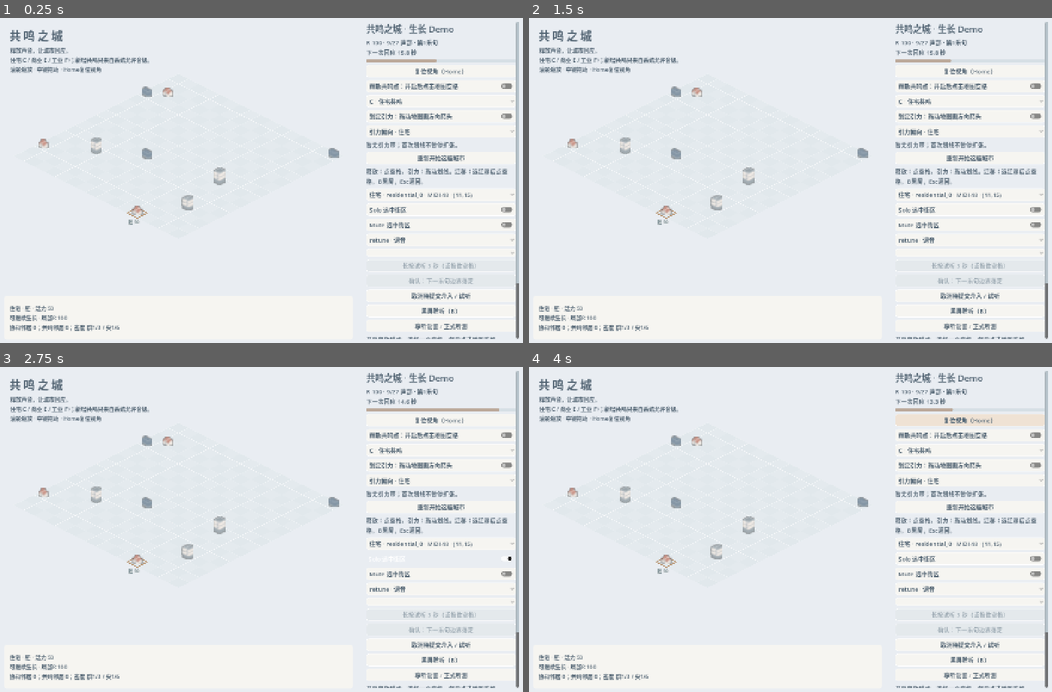
Above: before the commit, frames 1-4 (two rows, left to right).
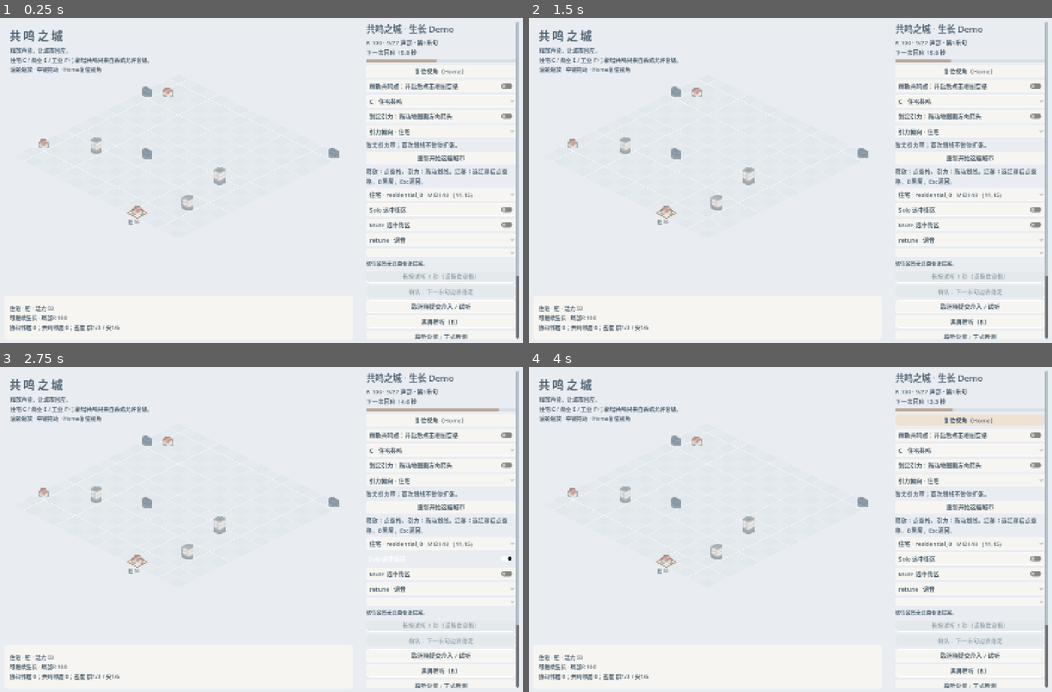
Above: after the commit, the same moments.

Repository: Lbwnb6969/resonance-city
Game: Godot game, scene res://scenes/p0_main.tscn
Two runs of this game, one before a commit and one after it. Both use one fixed random seed, a clock stepped at 60 frames per second and the inputs below.
Inputs:
- Up to frame 1 (0.25 s): no input
- Up to frame 2 (1.5 s): click "重新开始这座城市" at 0.5 s; click "重新开始这座城市" at 1.25 s
- Up to frame 3 (2.75 s): click "Solo 选中街区" at 2 s
- Up to frame 4 (4 s): click "Solo 选中街区" at 2.75 s; click "复位视角（Home）" at 3.5 s

The runs differ from the first frame. In frame 1, 1.5% of the frame differs, in the area x 70-100%, y 74-99%; in frame 2, 1.5%; in frame 3, 1.5%; in frame 4, 1.5%.

Commit message:
UI-002: show immutable proposal gains and costs before audition

Diff:
--- a/scripts/proposals/proposal_preview.gd
+++ b/scripts/proposals/proposal_preview.gd
@@ -14,6 +14,17 @@
 	var model := Model.new(session)
 	model.restore(saved)
 	return model
+
+static func forecast(session: CityInterventions, choice: Dictionary, rendered_frames: int, requested_audio_frame: float) -> Dictionary:
+	var copy := session.fork()
+	var request := copy.request(choice,rendered_frames,requested_audio_frame)
+	if not request["accepted"]: return request
+	var boundary := int(request["frame"])
+	while copy.transport.phrase_frame(copy.phrase_index+1) <= boundary:
+		copy.settle(copy.transport.phrase_frame(copy.phrase_index+1))
+	if copy.last_result.get("choice",{}).get("proposal_id","") != choice.get("proposal_id",""):
+		return {"accepted":false,"reason":"该方案在落定前会失效，请更换目标。"}
+	return {"accepted":true,"commit_boundary":boundary,"result":copy.last_result.duplicate(true)}
 
 static func build(model_saved: Dictionary, renderer_saved: Dictionary, choice: Dictionary, requested_audio_frame: float, listening: bool = false) -> Dictionary:
 	var model := model_from_snapshot(model_saved)
--- a/scripts/ui/p0_main.gd
+++ b/scripts/ui/p0_main.gd
@@ -59,6 +59,8 @@
 var preview_button: Button
 var confirm_button: Button
 var status: Label
+var forecast_summary: Label
+var forecast_key := ""
 var prediction: Label
 
 func _ready() -> void:
@@ -237,6 +239,8 @@
 	target_select.name = "Target"
 	target_select.item_selected.connect(func(_index: int) -> void: _choice_changed())
 	controls.add_child(target_select)
+	forecast_summary = _label("选择方案可查看收益和代价。","ForecastSummary")
+	forecast_summary.add_theme_font_size_override("font_size",14)
 	preview_button = _button("长按试听 3 秒（或按住空格）","Preview")
 	preview_button.button_down.connect(_preview_down)
 	preview_button.button_up.connect(_preview_up)
@@ -405,6 +409,25 @@
 	preview_button.disabled = selected_choice.is_empty()
 	confirm_button.disabled = selected_choice.is_empty()
 	prediction.text = "该街区暂无此类合法提案。" if selected_choice.is_empty() else "长按试听可听未来；确认只在下一乐句生效。"
+	forecast_key = ""
+	_refresh_prediction()
+
+func _refresh_prediction() -> void:
+	if selected_choice.is_empty():
+		forecast_summary.text = "该街区暂无此类合法提案。"
+		return
+	var period := clock.renderer.transport.phrase_frame(1)
+	var on_grid := model.session.is_on_grid(clock.renderer.transport.audible_frame)
+	var key := "%s:%s:%d:%d:%s" % [selected_choice["proposal_id"],JSON.stringify(selected_choice["target"]),model.session.phrase_index,clock.renderer.transport.rendered_frames/period,on_grid]
+	if key == forecast_key: return
+	forecast_key = key
+	var expected := Preview.forecast(model.session,selected_choice,clock.renderer.transport.rendered_frames,clock.renderer.transport.audible_frame)
+	if expected["accepted"]:
+		forecast_summary.text = Presentation.summary(expected["result"])
+		prediction.text = Presentation.describe(expected["result"])["text"]
+	else:
+		forecast_summary.text = expected["reason"]
+		prediction.text = expected["reason"]
 
 func _preview_down() -> void:
 	if selected_choice.is_empty() or black_screen or bool(model.session.lifecycle["ended"]):
@@ -450,6 +473,7 @@
 			status.text = "试听中：真实城市继续计时，松开恢复原混音。"
 		elif want_preview:
 			status.text = result.get("reason","此方案已失效。")
+	if not want_preview and not preview_clock.active: _refresh_prediction()
 	city_view.selected_id = _selected_id()
 	city_view.release_midi = int(release_pitch.get_item_metadata(release_pitch.selected))
 	_update_map_notice()
@@ -533,6 +557,7 @@
 		while prediction_copy.transport.phrase_frame(prediction_copy.phrase_index+1) <= int(request["frame"]):
 			prediction_copy.settle(prediction_copy.transport.phrase_frame(prediction_copy.phrase_index+1))
 		prediction.text = Presentation.describe(prediction_copy.last_result)["text"]
+		forecast_summary.text = Presentation.summary(prediction_copy.last_result)
 		status.text = "已确认，将在 %.2f 秒音频处落定；边界前可更换或取消。" % (float(request["frame"])/clock.renderer.transport.sample_rate)
 	else:
 		status.text = request["reason"]
--- a/scripts/ui/proposal_presentation.gd
+++ b/scripts/ui/proposal_presentation.gd
@@ -49,5 +49,25 @@
 	var text := "预期 R：%.2f → %.2f\n代价：%s\n下个乐句活力：%s\n%s" % [
 		result["before_r"],result["after_r"],cost,"；".join(vitality),
 		"\n".join(changed) if not changed.is_empty() else "邻接不变"]
-	return {"text":text,"before_r":result["before_r"],"after_r":result["after_r"],
+	return {"text":text,"cost":cost,"before_r":result["before_r"],"after_r":result["after_r"],
 		"old_edges":old,"new_edges":next,"changes":changed,"vitality":vitality,"choice":choice.duplicate(true)}
+
+
+static func summary(result: Dictionary) -> String:
+	var full := describe(result)
+	var id: String = result["choice"].get("district_id","")
+	var before_v := 0.0
+	var after_v := 0.0
+	for d in result["before"]:
+		if d["district_id"] == id: before_v = float(d["vitality"])
+	for d in result["after"]:
+		if d["district_id"] == id: after_v = float(d["vitality"])
+	var lost := 0
+	var added := 0
+	var changed := 0
+	for key in full["old_edges"]:
+		if not full["new_edges"].has(key): lost += 1
+		elif full["old_edges"][key] != full["new_edges"][key]: changed += 1
+	for key in full["new_edges"]:
+		if not full["old_edges"].has(key): added += 1
+	return "预期谐振度：%.2f → %.2f\n所选活力：%.1f → %.1f\n代价：%s\n邻接新增%d / 失去%d / 音程改变%d；明细见下方。" % [result["before_r"],result["after_r"],before_v,after_v,full["cost"],added,lost,changed]
--- a/tests/ui_contract.gd
+++ b/tests/ui_contract.gd
@@ -5,6 +5,7 @@
 const Schema = preload("res://scripts/city/district_schema.gd")
 const Session = preload("res://scripts/proposals/city_interventions.gd")
 const Presenter = preload("res://scripts/ui/proposal_presentation.gd")
+const Preview = preload("res://scripts/proposals/proposal_preview.gd")
 const Values = preload("res://scripts/spec_values.gd")
 
 func _initialize() -> void:
@@ -20,8 +21,12 @@
 	test.check(test.case_name == "proposal_cost","Supported case: proposal_cost")
 	var city := Session.new(fixture(),"2026100800000001")
 	var period := city.transport.phrase_frame(1)
+	var untouched: Dictionary = city.snapshot()
+	var expected := Preview.forecast(city,{"proposal_id":"p0:0:factory:retune","target":55},period-1,0.5*period)
+	test.check(expected["accepted"] and city.snapshot() == untouched,"Immediate forecast does not consume real state or RNG")
 	city.request({"proposal_id":"p0:0:factory:retune","target":55},period-1,0.5*period)
 	var result := city.settle(period)
+	test.check(expected["result"] == result,"Immediate forecast exactly matches the actual transaction")
 	var text := Presenter.describe(result)
 	var epsilon: float = Values.load_values()["city"]["comparison_tolerance"]
 	test.check(absf(float(text["before_r"])-15.0) <= epsilon and absf(float(text["after_r"])-75.0) <= epsilon,"Displayed R reflects both actual neighbor edges")
@@ -39,6 +44,29 @@
 	main.start_audio_on_ready = false
 	root.add_child(main)
 	await process_frame
+	main.model = load("res://scripts/audio/city_audio_model.gd").new(Session.new(fixture(),"2026100800000001"))
+	load("res://scripts/city/city_growth.gd").assign_assets(main.model.session.city)
+	for sprite in main.city_view.sprites.values(): sprite.queue_free()
+	for label in main.city_view.labels.values(): label.queue_free()
+	for field in [main.city_view.sprites,main.city_view.labels,main.city_view.forms,main.city_view.appearance,main.city_view.base_scales]: field.clear()
+	main.city_view.session = main.model.session
+	main.clock.renderer.source = main.model._mix_frame
+	main.clock.renderer.state = main.model.synth.initial_state()
+	main.clock.renderer.transport.rendered_frames = period-1
+	main.clock.renderer.transport.audible_frame = 0.5*period
+	main._select_district("factory")
+	var saved: Dictionary = main.model.session.snapshot()
+	for index in range(main.target_select.item_count):
+		if main.target_select.get_item_metadata(index)["target"] == 55:
+			main.target_select.select(index)
+			main._choice_changed()
+			break
+	test.check(main.forecast_summary.text.contains("15.00 → 75.00") and main.forecast_summary.text.contains("50.0 → 46.0") and main.forecast_summary.text.contains("改造 -10 活力"),"Actual selected target shows gains and negative costs before listening or confirming")
+	test.check(not main.want_preview and not main.preview_clock.active and main.model.session.snapshot() == saved,"Reading live proposal feedback does not start PCM preview or mutate the city")
+	if DisplayServer.get_name() != "headless":
+		await process_frame
+		await RenderingServer.frame_post_draw
+		get_root().get_texture().get_image().save_png("res://验证记录/Demo/提案收益代价.png")
 	main.set_black_screen(true)
 	test.check(not main.panel.visible,"Black screen hides every operation control; cursor requires a display driver")
 	main.set_black_screen(false)
--- a/数据/spec_values.json
+++ b/数据/spec_values.json
@@ -428,6 +428,6 @@
     "spec.city.md": "db30c3ed5e2d8c780020e2b041019965389ff45f4b03590764a1c9fe27e2f0f1",
     "spec.harmony.md": "271229aac6b30d27bd6588c0f44564dd2dc3aae8328ab4ab1b0d67230435dff2",
     "spec.proposal.md": "e36ae7db6a24f5e066c5686336b3b8d5a6c115657a84191ea8a2324091073166",
-    "spec.ui.md": "ed80040a4a8228106e0e6f5865b2d52739a243071282ee089bd6d779834301d2"
+    "spec.ui.md": "128e46b5afe2f518df342cd512540d512aa12e5b32dc714eb850aabd2a0785e7"
   }
 }
--- a/验证记录/P0/UI-002_proposal_cost.json
+++ b/验证记录/P0/UI-002_proposal_cost.json
@@ -7,6 +7,14 @@
 	"checks": [
 		{
 			"description": "Supported case: proposal_cost",
+			"passed": true
+		},
+		{
+			"description": "Immediate forecast does not consume real state or RNG",
+			"passed": true
+		},
+		{
+			"description": "Immediate forecast exactly matches the actual transaction",
 			"passed": true
 		},
 		{
@@ -38,6 +46,14 @@
 			"passed": true
 		},
 		{
+			"description": "Actual selected target shows gains and negative costs before listening or confirming",
+			"passed": true
+		},
+		{
+			"description": "Reading live proposal feedback does not start PCM preview or mutate the city",
+			"passed": true
+		},
+		{
 			"description": "Black screen hides every operation control; cursor requires a display driver",
 			"passed": true
 		},
--- /dev/null
+++ b/验证记录/P0/界面/废弃/2026-10-08_即时反馈前/UI-002_proposal_cost.json
@@ -0,0 +1,61 @@
+{
+	"arguments": [
+		"--script",
+		"res://tests/ui_contract.gd"
+	],
+	"case": "proposal_cost",
+	"checks": [
+		{
+			"description": "Supported case: proposal_cost",
+			"passed": true
+		},
+		{
+			"description": "Displayed R reflects both actual neighbor edges",
+			"passed": true
+		},
+		{
+			"description": "Existing industrial/home relation is a tritone",
+			"passed": true
+		},
+		{
+			"description": "Retuned relation reflects the actual fifth",
+			"passed": true
+		},
+		{
+			"description": "Cost and both interval changes are visible together",
+			"passed": true
+		},
+		{
+			"description": "Negative net vitality is not hidden",
+			"passed": true
+		},
+		{
+			"description": "All lost original neighbor relations displayed",
+			"passed": true
+		},
+		{
+			"description": "One-phrase silence and lost relationships are explicit",
+			"passed": true
+		},
+		{
+			"description": "Black screen hides every operation control; cursor requires a display driver",
+			"passed": true
+		},
+		{
+			"description": "Return restores minimal operation controls",
+			"passed": true
+		}
+	],
+	"details": {
+		"human_black_screen": "PENDING",
+		"migration_text": "预期 R：15.00 → 100.00\n代价：该街区静音 1 乐句（16 秒）；原邻居失去相应关系\n下个乐句活力：home：50.0 → 51.0；factory：50.0 → 51.0；shop：50.0 → 51.0\n失去邻接 factory / home：三全音（每方活力 -8.0）\n失去邻接 factory / shop：大二 / 小七（每方活力 -3.0）",
+		"retune_after_r": 75.0,
+		"retune_before_r": 15.0,
+		"text": "预期 R：15.00 → 75.00\n代价：改造 -10 活力\n下个乐句活力：home：50.0 → 56.0；factory：50.0 → 46.0；shop：50.0 → 51.0\n音程变化 factory / home：三全音 → 纯五 / 纯四（每方活力 -8.0 → +5.0）\n音程变化 factory / shop：大二 / 小七 → 小三 / 小六（每方活力 -3.0 → +0.0）"
+	},
+	"engine": "4.7.2-stable (official)",
+	"exit_code": 0,
+	"rule_id": "UI-002",
+	"scope": "Actual preview presenter plus real main-scene black-screen toggles; no full P1 HUD",
+	"status": "PASS"
+}
Binary file added: 验证记录/Demo/废弃/2026-10-08_提案场景切换漏选件/提案收益代价.png
Binary file added: 验证记录/Demo/提案收益代价.png
Not shown, changed: PROJECT.md
Not shown, changed: 文档/01_执行规格/spec.ui.md
Not shown, changed: 文档/Demo快速开始.md
Not shown, changed: 文档/执行日志-P0.md
Not shown, added: 文档/设计待裁定-U16踩路径.md
Not shown, added: 验证记录/Demo/即时提案运行检查.log
Not shown, added: 验证记录/Demo/废弃/2026-10-08_提案场景切换漏选件/即时提案运行检查.log
